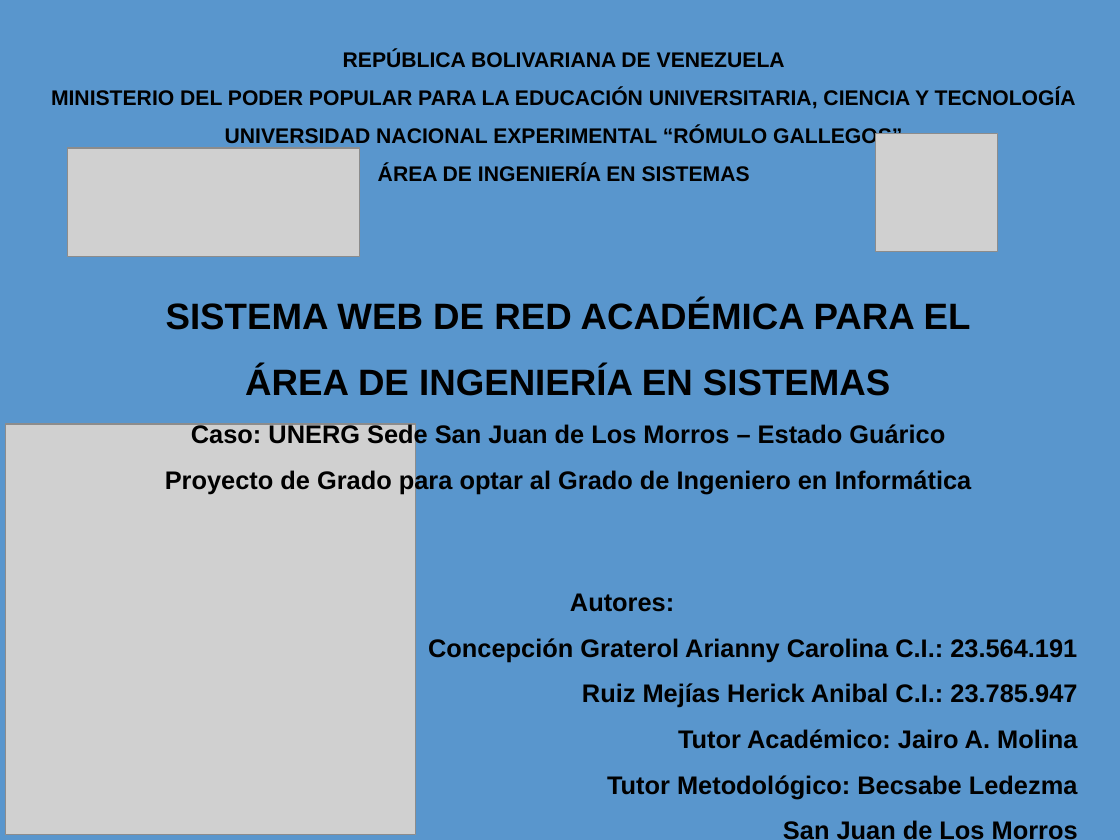
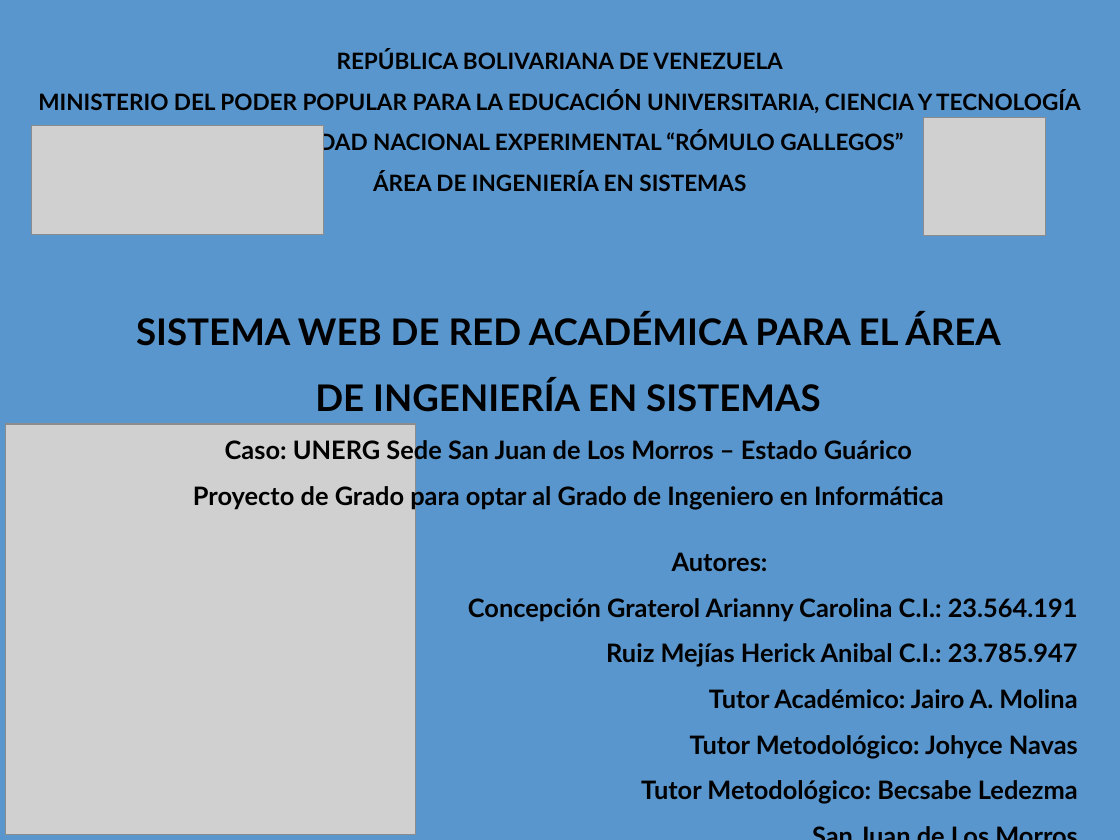
Before and after one commit to heric1812/eduais-proyecto-investigacion, a slide deck: slide 1 of diapositivas/PGrado2_Presentación.odp. Drawn at 1120x840 pixels with LibreOffice and Linux fonts; fonts in the diff are those of the drawing; grey boxes stand for pictures. Boxes give left, top, right and bottom in pixels: in the first picture for what was removed or moved away, otherwise in the second. Text is boxed around its words. In the diff, an @@ line names an element or a change of style, - is before the commit and + after.

```diff
--- a/diapositivas/PGrado2_Presentación.odp
+++ b/diapositivas/PGrado2_Presentación.odp
@@ text "REPÚBLICA BOLIVARIANA DE VENEZUELA": place and size @@
-text "REPÚBLICA BOLIVARIANA DE VENEZUELA" at [51,50,1076,181]
+text "REPÚBLICA BOLIVARIANA DE VENEZUELA" at [38,49,1080,191]
@@ text "REPÚBLICA BOLIVARIANA DE VENEZUELA" at [38,49,1080,191]: size 15 to 16 pt, font Arial to Lato @@
@@ picture: place and size @@
-picture at [875,133,998,252]
+picture at [924,117,1047,236]
@@ picture: place and size @@
-picture at [67,148,360,257]
+picture at [32,126,324,235]
@@ text "SISTEMA WEB DE RED ACADÉMICA ...": place and size @@
-text "SISTEMA WEB DE RED ACADÉMICA ..." at [165,301,972,495]
+text "SISTEMA WEB DE RED ACADÉMICA ..." at [136,314,1001,510]
@@ text "SISTEMA WEB DE RED ACADÉMICA ..." at [136,314,1001,510]: font Arial to Lato @@
@@ text "Autores:": place and size @@
-text "Autores:" at [428,593,1078,840]
+text "Autores:" at [468,552,1078,804]
@@ text at [468,552,1078,804]: font Arial to Lato in "Autores:", "Concepción Graterol Arianny Carolina C.I.: 23.564.191", "Ruiz Mejías Herick Anibal C.I.: 23.785.947", "Tutor Académico: Jairo A. Molina" and 2 more places @@
@@ text at [690,735,1078,758]: paragraph added @@
+Tutor Metodológico: Johyce Navas
```
Also in this commit, not shown: 8 other slides changed, 7 slides added, 38 other files.
